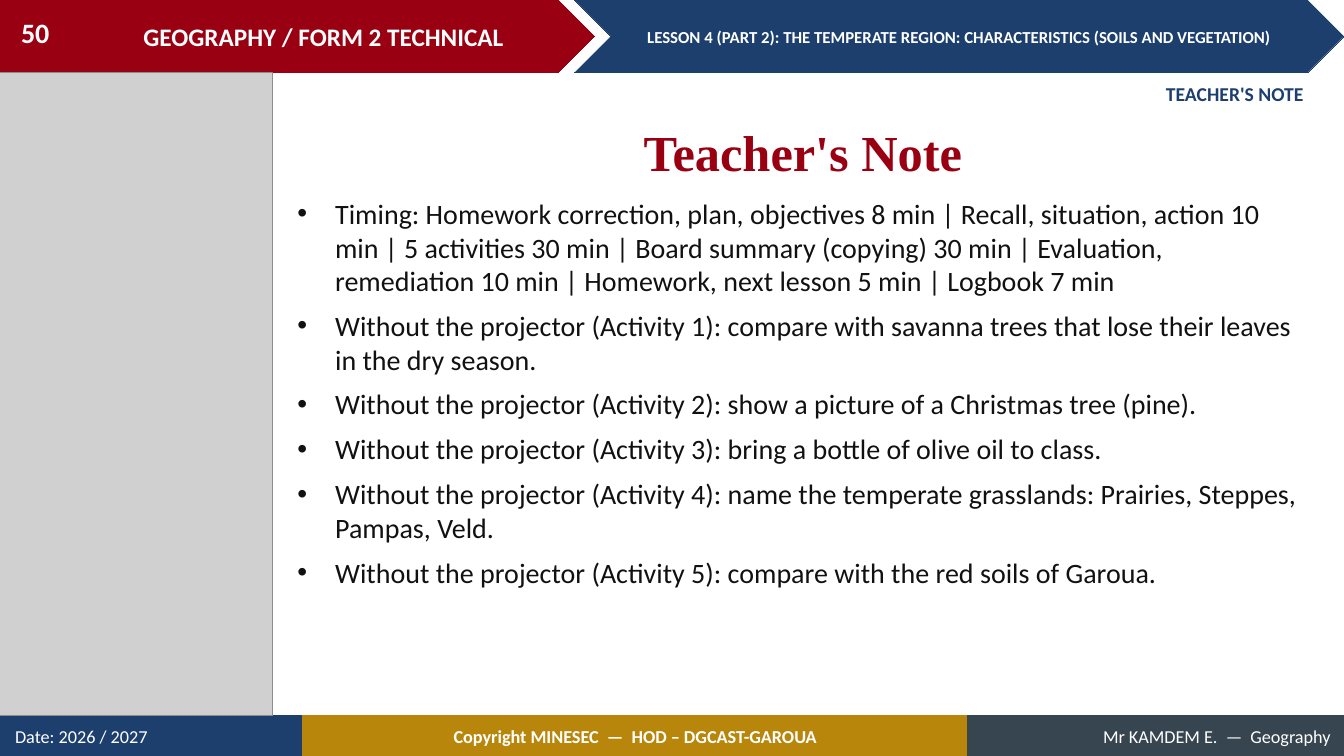
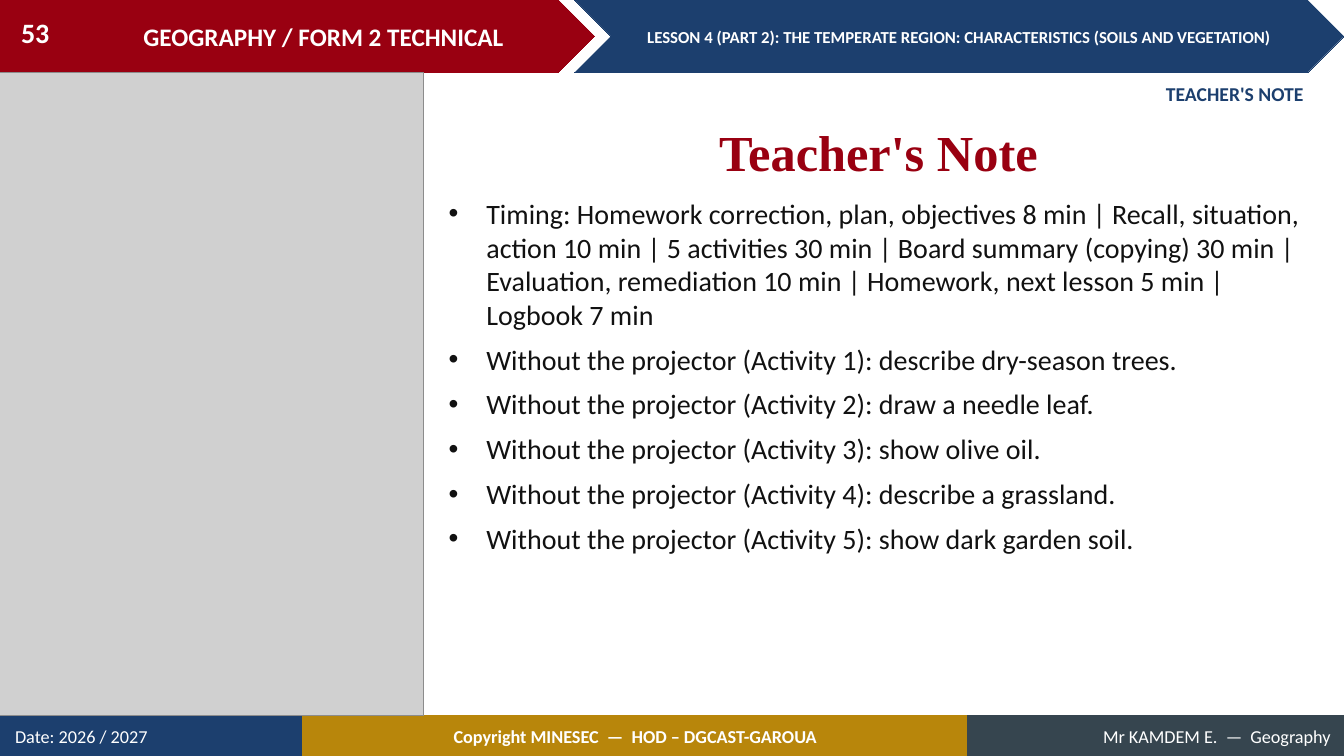
Before and after one commit to Berthautk/linea-github, a slide deck: slide 53 of lecons/F2T/17_S11_L4_P2_Temperate_Soils_Vegetation.pptx (slide 50 before the commit). Drawn at 1344x756 pixels with LibreOffice and Linux fonts; fonts in the diff are those of the drawing; grey boxes stand for pictures. Boxes give left, top, right and bottom in pixels: in the first picture for what was removed or moved away, otherwise in the second. Text is boxed around its words. In the diff, an @@ line names an element or a change of style, - is before the commit and + after.

```diff
--- a/lecons/F2T/17_S11_L4_P2_Temperate_Soils_Vegetation.pptx
+++ b/lecons/F2T/17_S11_L4_P2_Temperate_Soils_Vegetation.pptx
@@ page number at (21, 24, 49, 44): text changed @@
-50
+53
@@ picture: place and size @@
-picture at (0, 73, 272, 716)
+picture at (0, 73, 423, 716)
@@ text "Teacher's Note": place and size @@
-text "Teacher's Note" at (644, 136, 962, 172)
+text "Teacher's Note" at (719, 136, 1038, 172)
@@ text "Timing: Homework correction, plan, objectives ...": place and size @@
-text "Timing: Homework correction, plan, objectives ..." at (335, 204, 1296, 588)
+text "Timing: Homework correction, plan, objectives ..." at (486, 204, 1299, 554)
@@ text at (486, 349, 1177, 554): text changed @@
-• Without the projector (Activity 1): compare with savanna trees that lose their leaves in the dry season.
-• Without the projector (Activity 2): show a picture of a Christmas tree (pine).
-• Without the projector (Activity 3): bring a bottle of olive oil to class.
-• Without the projector (Activity 4): name the temperate grasslands: Prairies, Steppes, Pampas, Veld.
-• Without the projector (Activity 5): compare with the red soils of Garoua.
+• Without the projector (Activity 1): describe dry-season trees.
+• Without the projector (Activity 2): draw a needle leaf.
+• Without the projector (Activity 3): show olive oil.
+• Without the projector (Activity 4): describe a grassland.
+• Without the projector (Activity 5): show dark garden soil.
```
Also in this commit, not shown: 21 other slides changed, 3 slides added, 36 other files.
